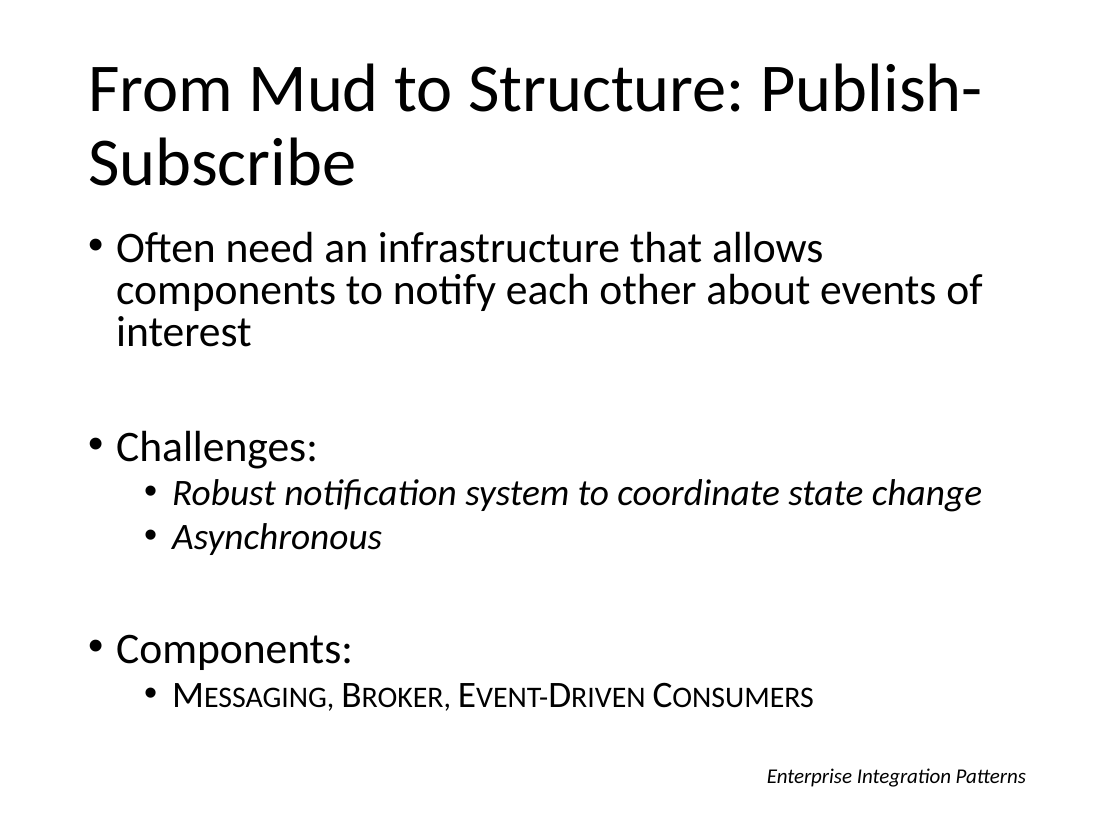
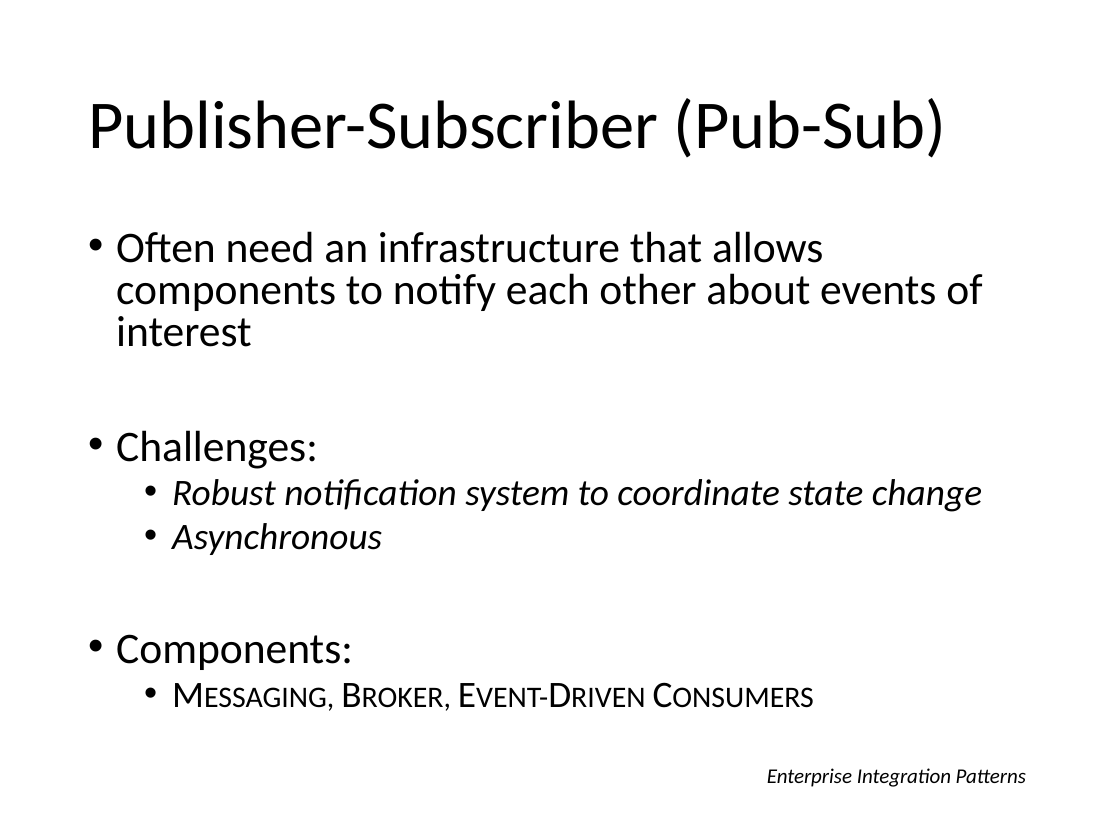
Before and after one commit to itascode/SU_SEGR_5240_18SQ, a slide deck: slide 21 of 03 - Patterns of Software Architecture.pptx (slide 20 before the commit). Drawn at 1120x840 pixels with LibreOffice and Linux fonts; fonts in the diff are those of the drawing. Boxes give left, top, right and bottom in pixels: in the first picture for what was removed or moved away, otherwise in the second. Text is boxed around its words. In the diff, an @@ line names an element or a change of style, - is before the commit and + after.

```diff
--- a/03 - Patterns of Software Architecture.pptx
+++ b/03 - Patterns of Software Architecture.pptx
@@ title at (x1=88, y1=98, x2=947, y2=158): text changed @@
-From Mud to Structure: Publish-Subscribe
+Publisher-Subscriber (Pub-Sub)
```
Also in this commit, not shown: 13 other slides changed, 2 slides added, 1 slide removed.
